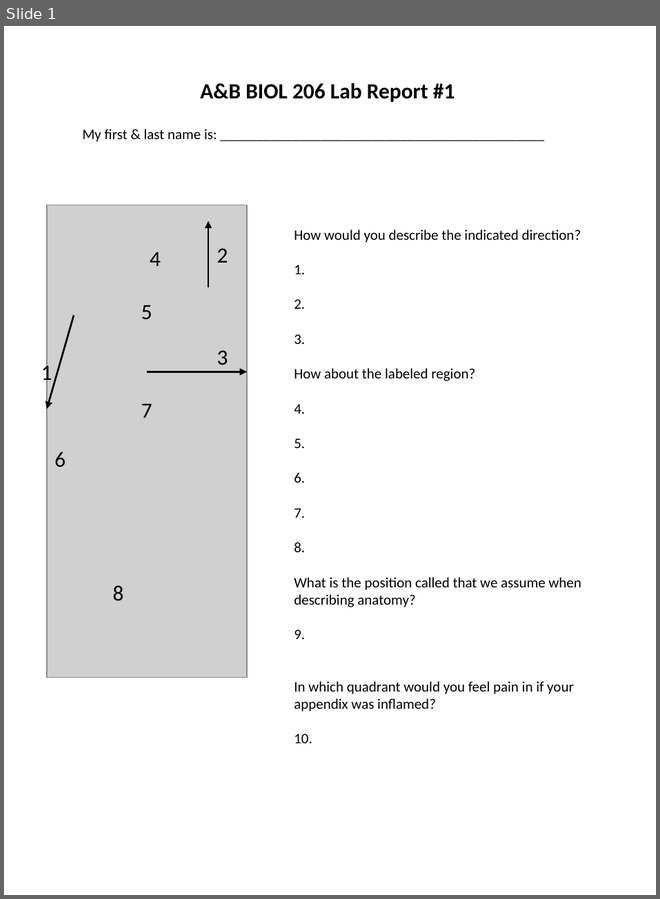
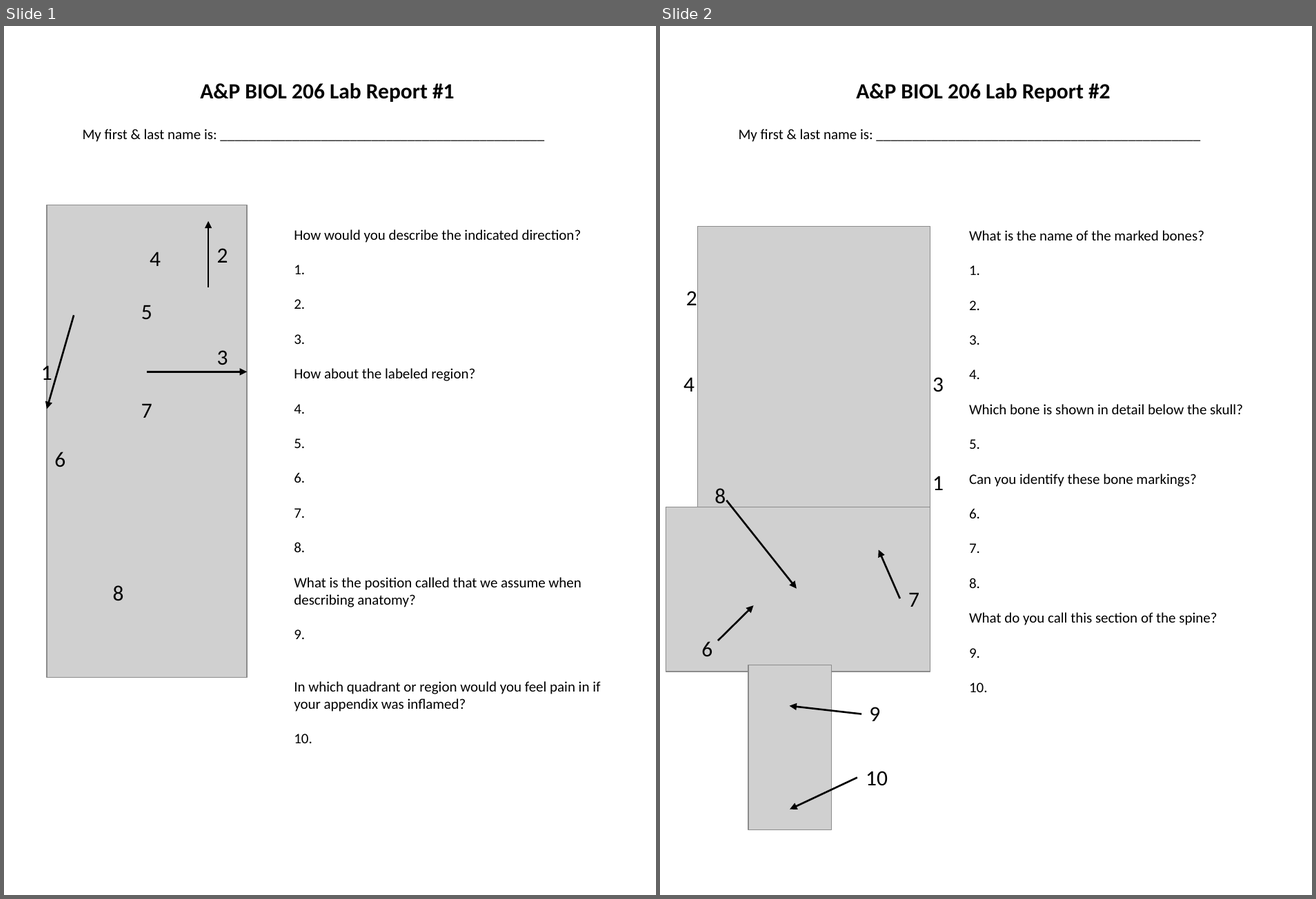
Before and after one commit to backyardbiomech/APlabs, a slide deck: docs/206/lab_reports/Lab_Reports_206.pptx. Shown side by side, each under a label of ours: slide 1 before the commit, slides 1 and 2 after it. The pictures are 660x899 and 1316x899 pixels, drawn with LibreOffice and Linux fonts; fonts in the diff are those of the drawing; grey boxes stand for pictures. Boxes give left, top, right and bottom in pixels: in the first picture for what was removed or moved away, otherwise in the second. Text is boxed around its words. In the diff, an @@ line names an element or a change of style, - is before the commit and + after.

```diff
--- a/docs/206/lab_reports/Lab_Reports_206.pptx
+++ b/docs/206/lab_reports/Lab_Reports_206.pptx
@@ slide 2 added at (x1=660, y1=26, x2=1312, y2=895), background #FFFFFF @@
@@ text added at (x1=856, y1=83, x2=1111, y2=102), 18 pt, text #000000, bold @@
+A&P BIOL 206 Lab Report #2
@@ text added at (x1=739, y1=129, x2=873, y2=142), 12 pt, text #000000 @@
+My first & last name is: _____________________________________________
@@ picture added at (x1=697, y1=226, x2=930, y2=510) @@
@@ text added at (x1=969, y1=230, x2=1243, y2=693), 12 pt, text #000000 @@
+What is the name of the marked bones?
+1.
+2.
+3.
+4.
+Which bone is shown in detail below the skull?
+5.
+Can you identify these bone markings?
+6.
+7.
+8.
+What do you call this section of the spine?
+9.
+10.
@@ text added at (x1=686, y1=291, x2=697, y2=305), 18 pt, text #000000 @@
+2
@@ text added at (x1=683, y1=377, x2=694, y2=392), 18 pt, text #000000 @@
+4
@@ text added at (x1=933, y1=377, x2=944, y2=392), 18 pt, text #000000 @@
+3
@@ text added at (x1=933, y1=476, x2=944, y2=490), 18 pt, text #000000 @@
+1
@@ text added at (x1=715, y1=488, x2=726, y2=508), 18 pt, text #000000 @@
+8
@@ arrow added from (726, 501) to (797, 588), #000000 1.5 pt @@
@@ picture added at (x1=666, y1=508, x2=930, y2=672) @@
@@ arrow added from (900, 599) to (878, 550), #000000 1.5 pt @@
@@ text added at (x1=908, y1=592, x2=919, y2=607), 18 pt, text #000000 @@
+7
@@ arrow added from (718, 641) to (754, 606), #000000 1.5 pt @@
@@ text added at (x1=701, y1=641, x2=712, y2=657), 18 pt, text #000000 @@
+6
@@ picture added at (x1=748, y1=666, x2=831, y2=831) @@
@@ arrow added from (861, 715) to (790, 706), #000000 1.5 pt @@
@@ text added at (x1=869, y1=707, x2=880, y2=722), 18 pt, text #000000 @@
+9
@@ arrow added from (857, 778) to (790, 809), #000000 1.5 pt @@
@@ text added at (x1=866, y1=771, x2=888, y2=786), 18 pt, text #000000 @@
+10
@@ slide 1 changed as well @@
@@ text at (x1=200, y1=83, x2=455, y2=102): text changed @@
-A&B BIOL 206 Lab Report #1
+A&P BIOL 206 Lab Report #1
@@ text at (x1=294, y1=682, x2=600, y2=712): text changed @@
-In which quadrant would you feel pain in if your appendix was inflamed?
+In which quadrant or region would you feel pain in if your appendix was inflamed?
```
Also in this commit, not shown: 2 other slides added, 1 other file.
